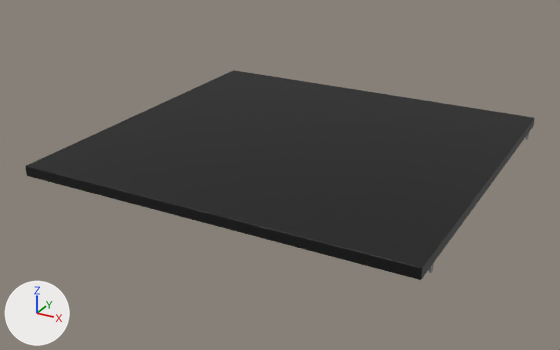
The FBX model Models/Kitchen01Shelf/meshes/fbx/Kitchen01Shelf.fbx: old version first, new version second.
Before and after are seen from a camera (50 mm lens) standing at (0.489, -0.95, 0.424) and looking at (-0.018, -0.028, -0.037). Arrows for +X, +Y and +Z are at lower left; the lights stay in place. Objects named as collision shapes, trigger or cutter boxes, shadow casters or lower levels of detail are left out. Where no turn or scale is listed for an object, it has been applied to the vertices.

The scene before the commit, as lines of its bpy script (objects in view):
```python
me_kitchen01shelf = bpy.data.meshes.new('Kitchen01Shelf')
me_kitchen01shelf.from_pydata(...)  # 1160 vertices, 2300 faces; spans x -0.281..0.281, y -0.266..0.266, z -0.012..0.012
# faces by material slot: [444, 1856]
me_kitchen01shelf.materials.append(mat_m_plastic_white)  # black #000000
me_kitchen01shelf.materials.append(mat_m_metal_chrome)  # grey #808080
ob_kitchen_01_shelf_01 = bpy.data.objects.new('kitchen_01_shelf_01', me_kitchen01shelf)
ob_kitchen_01_shelf_01.location = (0.0, 0.0, 0.0)
```
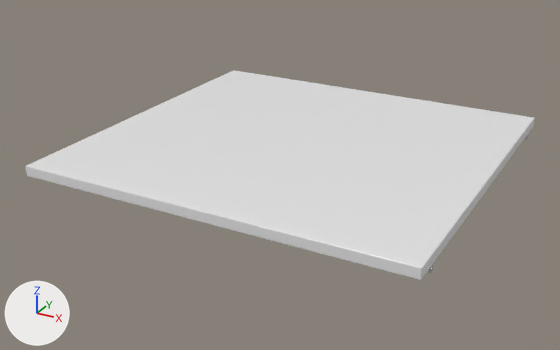
The newer file is also turned or shifted as a whole; pictures and numbers use the older file's frame.

Changed parts and their boxes (x1, y1, x2, y2) in the pictures (560 x 350 px):
'kitchen_01_shelf_01', recoloured (black to white): (25, 70, 534, 280) in both

The change in detail:
Picture 'Game_Materials_Laborraum_M_Metal_Chrome_BaseColor.png' (img_game_materials_laborraum_m_metal_chrome_basecolor_png) is new.
Material 'M_MetalChrome' (mat_m_metalchrome) is new.
Its texture is img_game_materials_laborraum_m_metal_chrome_basecolor_png.
Its metallic is 1.0.
Its roughness is 0.098.
Material 'M_PlasticWhite' (mat_m_plasticwhite) is new.
Its base color is (0.799, 0.799, 0.799) (white #e7e7e7).
Its roughness is 0.298.
me_kitchen01shelf has 1160 vertices, 2300 faces and spans x -0.281..0.281, y -0.266..0.266, z -0.012..0.012.
me_kitchen01shelf no longer uses material mat_m_plastic_white (black #000000).
me_kitchen01shelf no longer uses material mat_m_metal_chrome (grey #808080).
me_kitchen01shelf now uses material mat_m_plasticwhite (white #e7e7e7).
me_kitchen01shelf now uses material mat_m_metalchrome (picture img_game_materials_laborraum_m_metal_chrome_basecolor_png).
